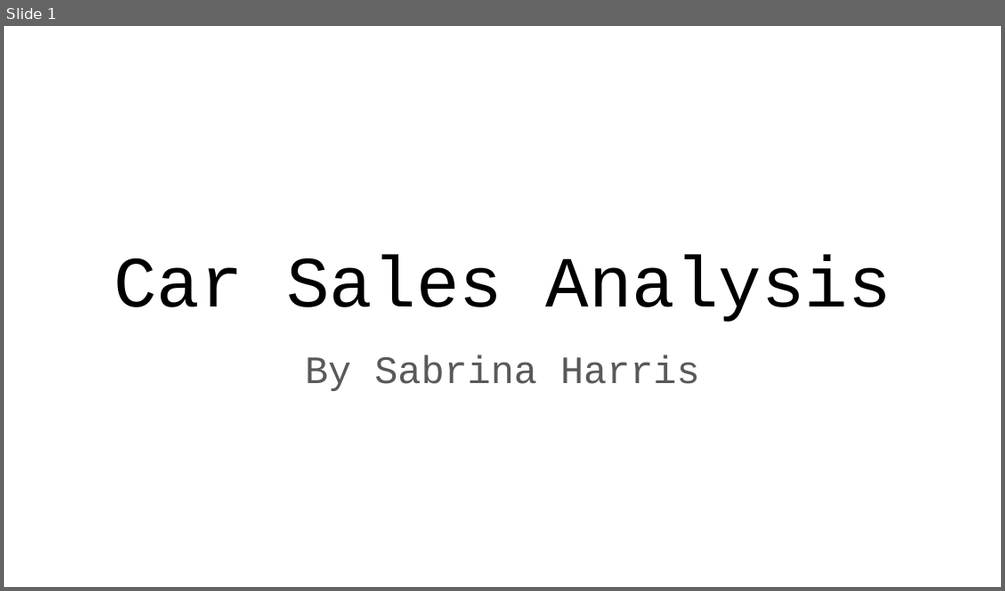
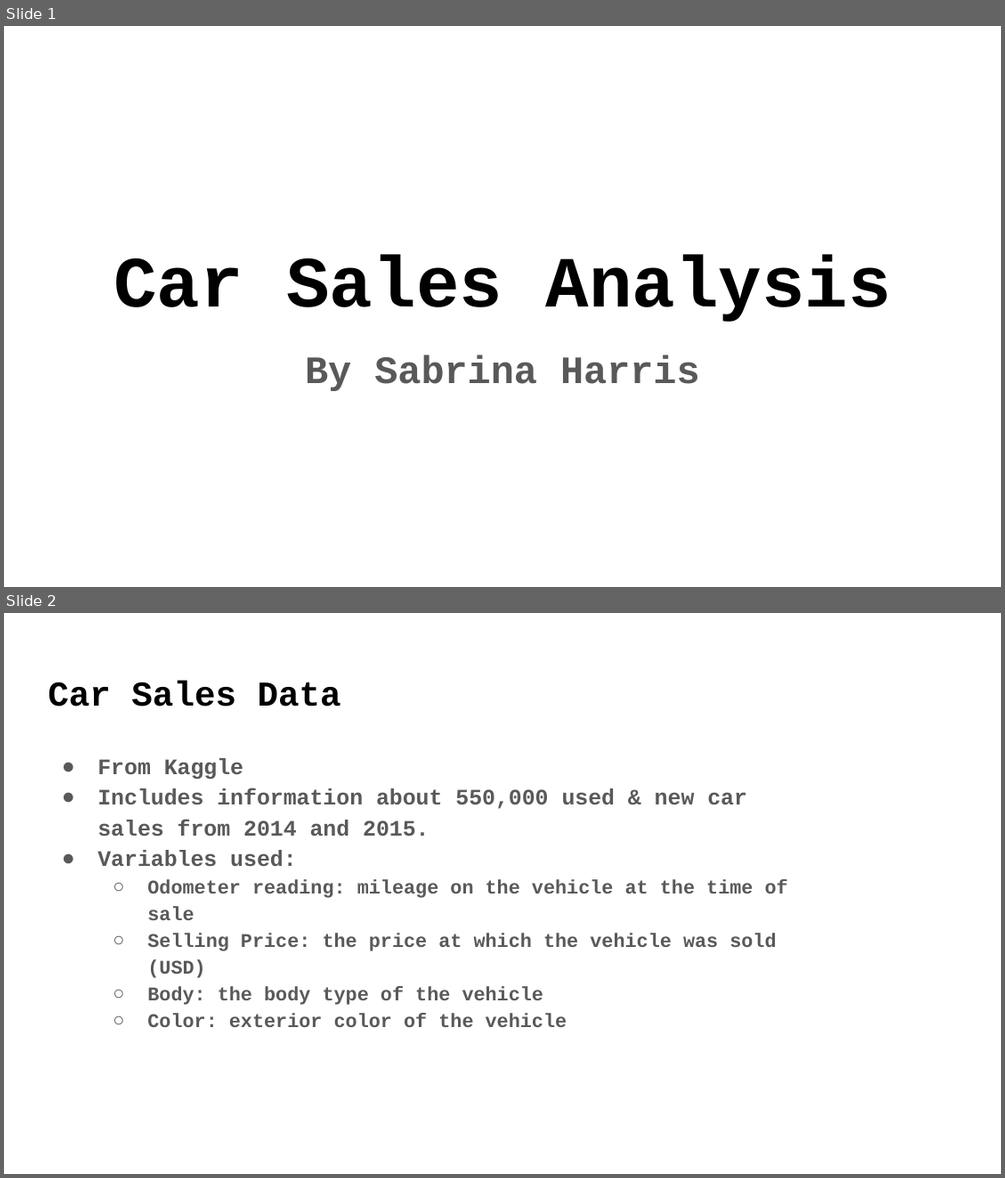
Before and after one commit to sabrinaharris389/data_viz_project1, a slide deck: Sabrina_Harris_Project1.pptx. Shown one above the other, each under a label of ours: slide 1 before the commit, slides 1 and 2 after it. The pictures are 1005x591 and 1005x1178 pixels, drawn with LibreOffice and Linux fonts; fonts in the diff are those of the drawing. Boxes give left, top, right and bottom in pixels: in the first picture for what was removed or moved away, otherwise in the second. Text is boxed around its words. In the diff, an @@ line names an element or a change of style, - is before the commit and + after.

```diff
--- a/Sabrina_Harris_Project1.pptx
+++ b/Sabrina_Harris_Project1.pptx
@@ slide 2 added at [4, 613, 1001, 1174], background #FFFFFF @@
@@ title added at [48, 681, 341, 706], 25.2 pt, text #000000, bold @@
+Car Sales Data
@@ text added at [97, 758, 788, 1027], 14 pt, text #595959, bold @@
+● From Kaggle
+● Includes information about 550,000 used & new car sales from 2014 and 2015.
+● Variables used:
+  ○ Odometer reading: mileage on the vehicle at the time of sale
+  ○ Selling Price: the price at which the vehicle was sold (USD)
+  ○ Body: the body type of the vehicle
+  ○ Color: exterior color of the vehicle
@@ slide 1 changed as well @@
@@ title "Car Sales Analysis" at [113, 255, 891, 321]: bold on @@
@@ subtitle "By Sabrina Harris" at [305, 355, 700, 391]: bold on @@
```
Also in this commit, not shown: 2 other slides added, 2 slides removed.
